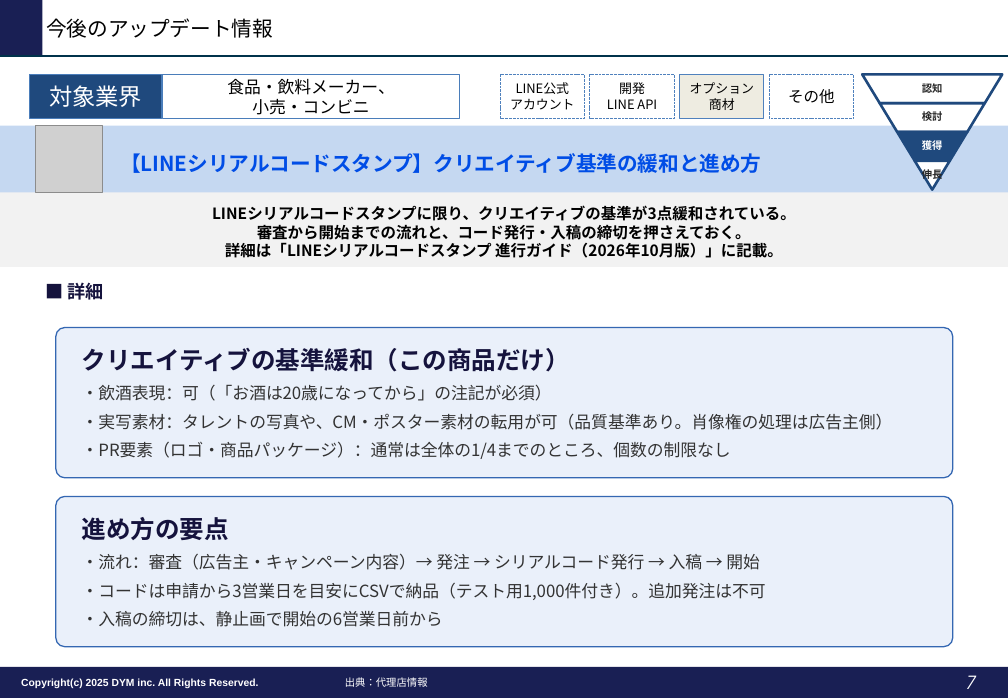
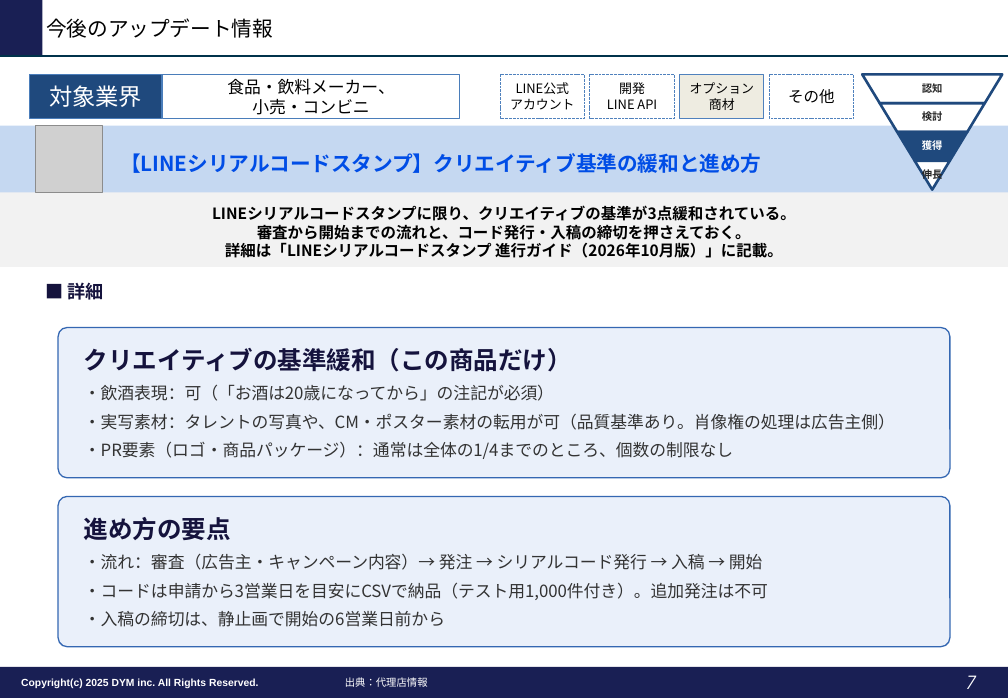
Before and after one commit to tonomura-r-dev/folder, a slide deck: slide 7 of LINEOA媒体最新情報_2026年10月トレンドレポート.pptx. Drawn at 1008x698 pixels with LibreOffice and Linux fonts; fonts in the diff are those of the drawing; grey boxes stand for pictures; background and template pictures are left out. Boxes give left, top, right and bottom in pixels: in the first picture for what was removed or moved away, otherwise in the second. Text is boxed around its words. In the diff, an @@ line names an element or a change of style, - is before the commit and + after.

```diff
--- a/LINEOA媒体最新情報_2026年10月トレンドレポート.pptx
+++ b/LINEOA媒体最新情報_2026年10月トレンドレポート.pptx
@@ rounded rectangle "クリエイティブの基準緩和（この商品だけ）": place and size @@
-rounded rectangle "クリエイティブの基準緩和（この商品だけ）" at (56, 328, 953, 478)
+rounded rectangle "クリエイティブの基準緩和（この商品だけ）" at (58, 328, 949, 478)
@@ rounded rectangle "進め方の要点": place and size @@
-rounded rectangle "進め方の要点" at (56, 496, 953, 647)
+rounded rectangle "進め方の要点" at (58, 496, 949, 647)
```
Also in this commit, not shown: 2 other slides changed, 1 other file.
